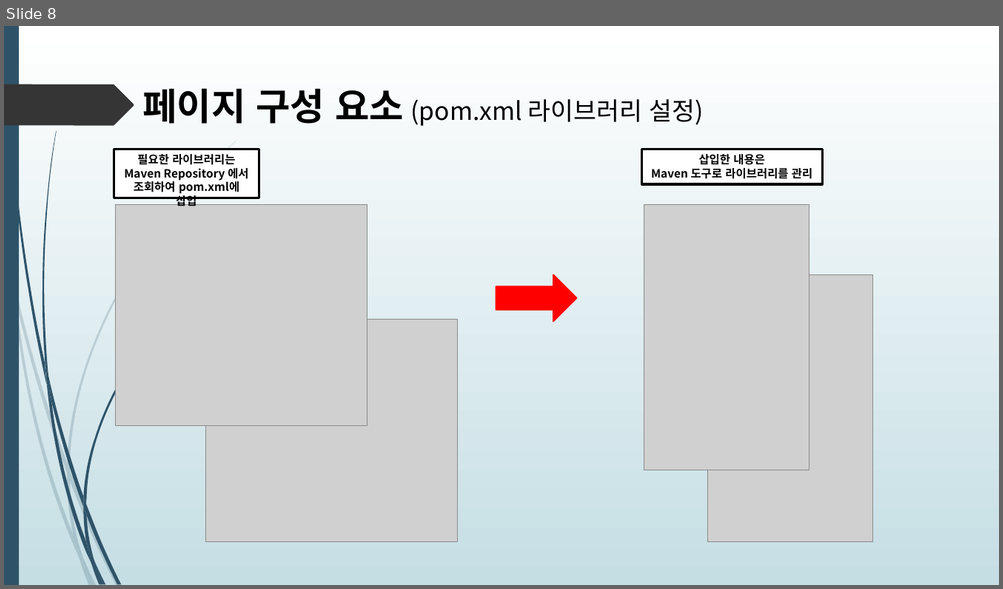
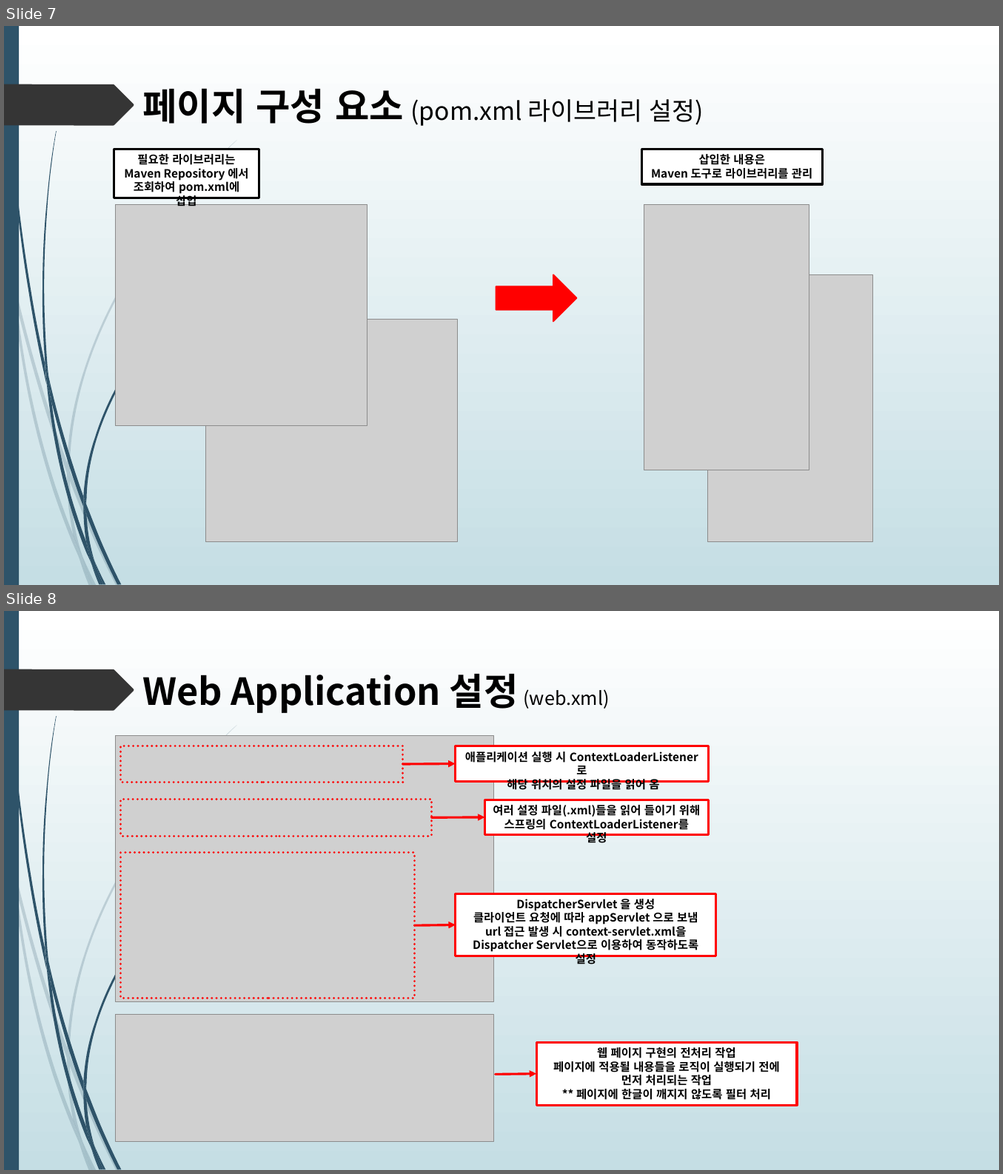
Before and after one commit to himediaai/DongOuk, a slide deck: 쇼핑몰.pptx. Shown one above the other, each under a label of ours: slide 8 before the commit, slides 7 and 8 after it. The pictures are 1003x589 and 1003x1174 pixels, drawn with LibreOffice and Linux fonts; fonts in the diff are those of the drawing; grey boxes stand for pictures. Boxes give left, top, right and bottom in pixels: in the first picture for what was removed or moved away, otherwise in the second. Text is boxed around its words. In the diff, an @@ line names an element or a change of style, - is before the commit and + after.

```diff
--- a/쇼핑몰.pptx
+++ b/쇼핑몰.pptx
@@ slide 8 added at [4,611,999,1170], background gradient #FFFFFF to #C5DEE5; not listed: 24 template elements that a slide beside it also shows @@
@@ text added at [142,673,609,713], 36 pt, text #000000, bold @@
+Web Application 설정 (web.xml)
@@ picture added at [116,736,494,1002] @@
@@ rectangle added at [120,746,402,783], outline #FF0000 2.25 pt dashed @@
@@ arrow added from (403, 764) to (455, 764), #FF0000 2.25 pt @@
@@ rectangle added at [455,746,708,781], fill #FFFFFF, outline #FF0000 2.25 pt, 11 pt, text #000000, bold @@
+애플리케이션 실행 시 ContextLoaderListener로
+해당 위치의 설정 파일을 읽어 옴
@@ rectangle added at [120,799,431,835], outline #FF0000 2.25 pt dashed @@
@@ rectangle added at [484,800,708,834], fill #FFFFFF, outline #FF0000 2.25 pt, 11 pt, text #000000, bold @@
+여러 설정 파일(.xml)들을 읽어 들이기 위해
+스프링의 ContextLoaderListener를 설정
@@ arrow added from (432, 817) to (484, 817), #FF0000 2.25 pt @@
@@ rectangle added at [120,853,415,998], outline #FF0000 2.25 pt dashed @@
@@ rectangle added at [455,894,716,957], fill #FFFFFF, outline #FF0000 2.25 pt, 11 pt, text #000000, bold @@
+DispatcherServlet 을 생성
+클라이언트 요청에 따라 appServlet 으로 보냄
+url 접근 발생 시 context-servlet.xml을
+Dispatcher Servlet으로 이용하여 동작하도록 설정
@@ arrow added from (415, 925) to (455, 925), #FF0000 2.25 pt @@
@@ picture added at [116,1014,494,1142] @@
@@ rectangle added at [536,1043,797,1105], fill #FFFFFF, outline #FF0000 2.25 pt, 11 pt, text #000000, bold @@
+웹 페이지 구현의 전처리 작업
+페이지에 적용될 내용들을 로직이 실행되기 전에
+먼저 처리되는 작업
+** 페이지에 한글이 깨지지 않도록 필터 처리
@@ arrow added from (495, 1074) to (536, 1074), #FF0000 2.25 pt @@
@@ what was slide 8 is now slide 7 @@
```
Also in this commit, not shown: 3 slides changed, 4 other slides added, 1 slide removed.
